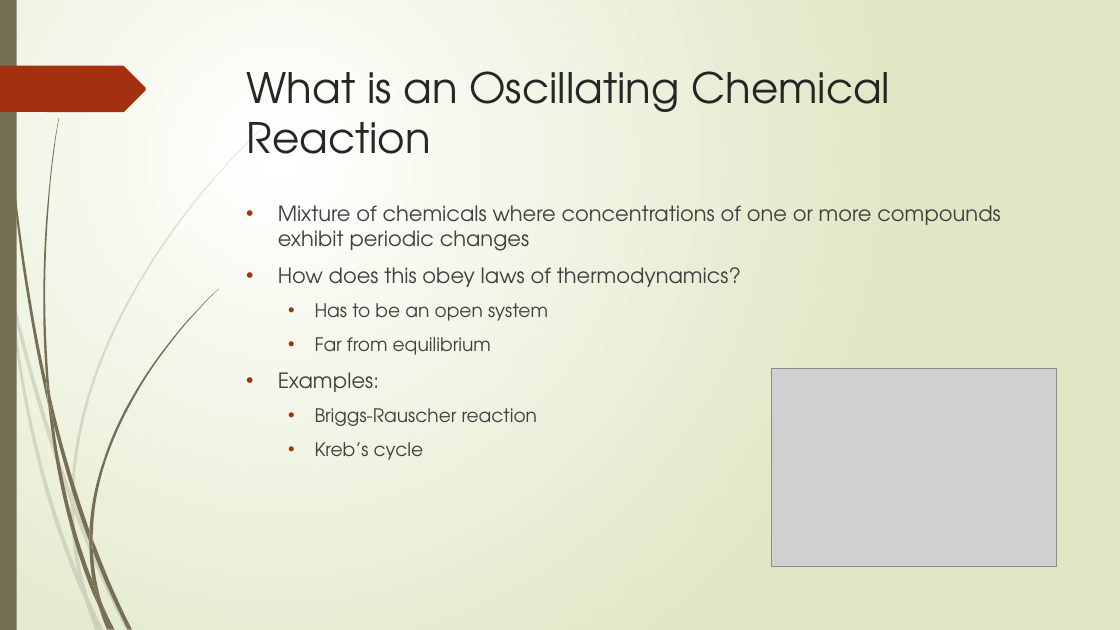
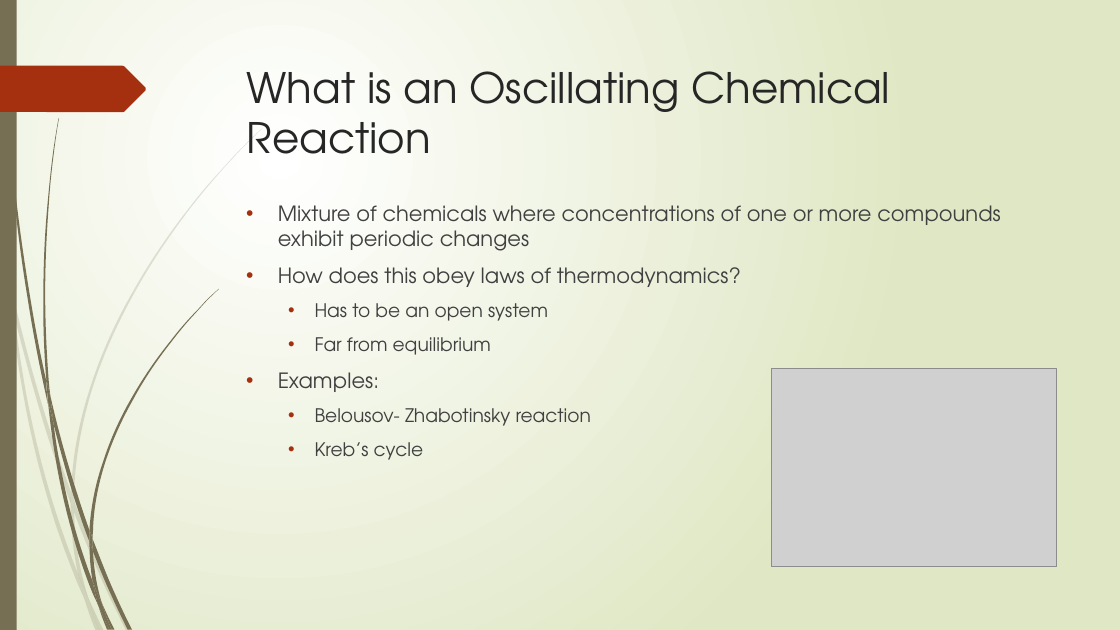
Before and after one commit to chan8005/Project-1, a slide deck: slide 2 of Modeling Oscillating Chemical Reactions.pptx. Drawn at 1120x630 pixels with LibreOffice and Linux fonts; fonts in the diff are those of the drawing; grey boxes stand for pictures. Boxes give left, top, right and bottom in pixels: in the first picture for what was removed or moved away, otherwise in the second. Text is boxed around its words. In the diff, an @@ line names an element or a change of style, - is before the commit and + after.

```diff
--- a/Modeling Oscillating Chemical Reactions.pptx
+++ b/Modeling Oscillating Chemical Reactions.pptx
@@ text at [315,408,591,426]: text changed @@
-  • Briggs-Rauscher reaction
+  • Belousov- Zhabotinsky reaction
```
Also in this commit, not shown: 1 other slide changed.
